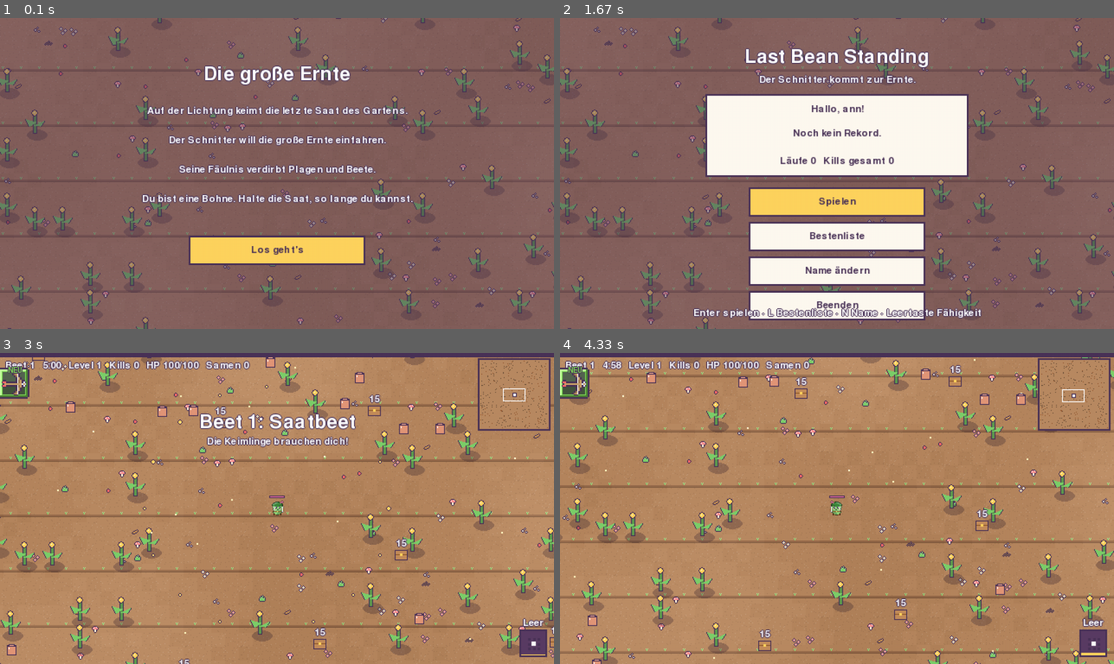
Above: before the commit, frames 1-4 (two rows, left to right).
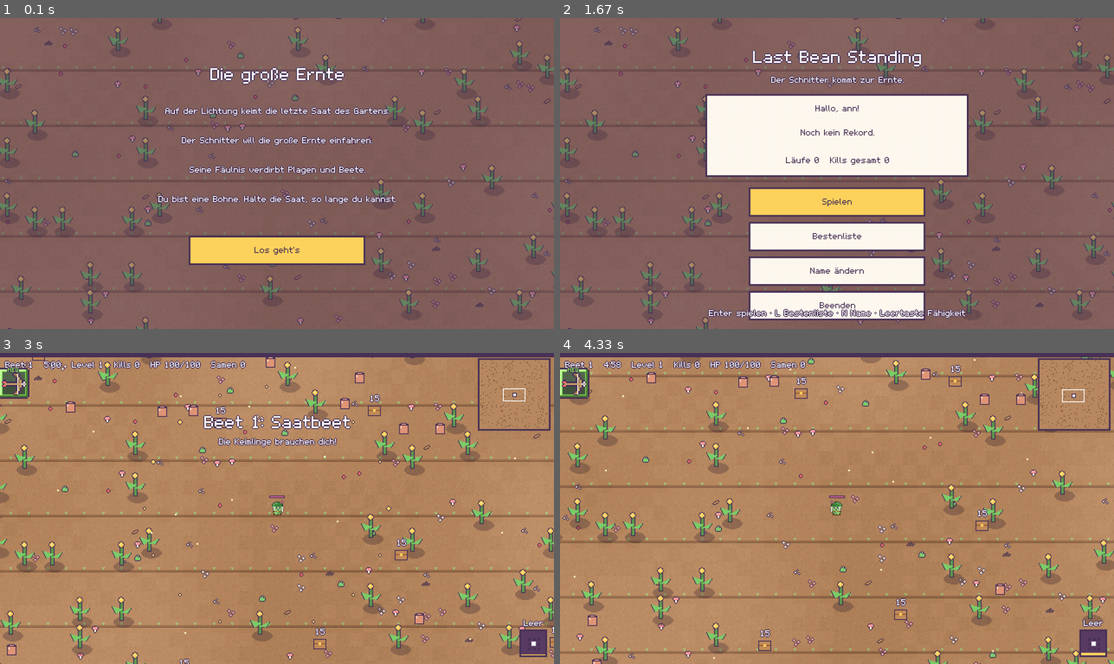
Above: after the commit, the same moments.

Repository: hannes-vnz/last_bean_standing
Game: pygame game, started from src/lastbean/__main__.py
Two runs of this game, one before a commit and one after it. Both use one fixed random seed, a clock stepped at 60 frames per second and the inputs below.
Inputs (mouse positions are in pixels of both pictures, inside the frame that each line leads up to):
- Up to frame 1 (0.1 s): no input
- Up to frame 2 (1.67 s): hold Right 0.33-0.8 s; click (814, 185) at 0.93 s; type "an" at 1.22 s; type "n" at 1.42 s; tap Enter at 1.55 s
- Up to frame 3 (3 s): tap Enter at 1.88, 2.22 s; tap Space at 2.55, 2.95 s; hold Right from 2.88 s (still down)
- Up to frame 4 (4.33 s): tap Space at 3.25, 3.45, 3.75, 4.02 s; release Right at 3.35 s; hold Left 3.38-3.92 s; hold Down 3.95-4.25 s; hold Left from 4.28 s (still down)

The runs differ from the first frame. In frame 1, 3.9% of the frame differs, in the area x 25-75%, y 15-77%; in frame 2, 3.6%; in frame 3, 2.4%; in frame 4, 1.0%.

Commit message:
Own bitmap pixel font (5x7 body, 3x5 labels), crisp at every scale
Free TTF pixel fonts garble digits at 640x360 (5 looks like S), so the
game draws text from its own glyph tables with caching.

Co-Authored-By: Claude Opus 5.5 <noreply@anthropic.com>
Claude-Session: https://claude.ai/code/session_01XQrSRafbp6pJjyk35Vz54b

Diff:
--- /dev/null
+++ b/src/lastbean/render/pixelfont.py
@@ -0,0 +1,262 @@
+"""Own bitmap pixel font: crisp at 640x360, no smoothing, no font file.
+
+Two glyph sets: ``BODY`` (5x7 capitals, lowercase with descenders, umlauts) and ``TINY``
+(3x5 capitals for small labels). ``PixelFont`` mimics the part of ``pygame.font.Font`` the
+game uses (``render``, ``size``, ``get_height``) and caches what it draws.
+"""
+
+from __future__ import annotations
+
+import pygame
+
+# Each glyph: (first row, rows...). Rows are strings of "#" (ink) and "." (empty).
+# BODY: 9 rows, baseline below row 6, rows 7-8 descenders. TINY: 5 rows.
+_BODY_SRC = {
+    "A": (0, ".###.", "#...#", "#...#", "#####", "#...#", "#...#", "#...#"),
+    "B": (0, "####.", "#...#", "#...#", "####.", "#...#", "#...#", "####."),
+    "C": (0, ".###.", "#...#", "#....", "#....", "#....", "#...#", ".###."),
+    "D": (0, "####.", "#...#", "#...#", "#...#", "#...#", "#...#", "####."),
+    "E": (0, "#####", "#....", "#....", "####.", "#....", "#....", "#####"),
+    "F": (0, "#####", "#....", "#....", "####.", "#....", "#....", "#...."),
+    "G": (0, ".###.", "#...#", "#....", "#.###", "#...#", "#...#", ".####"),
+    "H": (0, "#...#", "#...#", "#...#", "#####", "#...#", "#...#", "#...#"),
+    "I": (0, "###", ".#.", ".#.", ".#.", ".#.", ".#.", "###"),
+    "J": (0, "..###", "...#.", "...#.", "...#.", "...#.", "#..#.", ".##.."),
+    "K": (0, "#...#", "#..#.", "#.#..", "##...", "#.#..", "#..#.", "#...#"),
+    "L": (0, "#....", "#....", "#....", "#....", "#....", "#....", "#####"),
+    "M": (0, "#...#", "##.##", "#.#.#", "#.#.#", "#...#", "#...#", "#...#"),
+    "N": (0, "#...#", "##..#", "#.#.#", "#.#.#", "#..##", "#...#", "#...#"),
+    "O": (0, ".###.", "#...#", "#...#", "#...#", "#...#", "#...#", ".###."),
+    "P": (0, "####.", "#...#", "#...#", "####.", "#....", "#....", "#...."),
+    "Q": (0, ".###.", "#...#", "#...#", "#...#", "#.#.#", "#..#.", ".##.#"),
+    "R": (0, "####.", "#...#", "#...#", "####.", "#.#..", "#..#.", "#...#"),
+    "S": (0, ".####", "#....", "#....", ".###.", "....#", "....#", "####."),
+    "T": (0, "#####", "..#..", "..#..", "..#..", "..#..", "..#..", "..#.."),
+    "U": (0, "#...#", "#...#", "#...#", "#...#", "#...#", "#...#", ".###."),
+    "V": (0, "#...#", "#...#", "#...#", "#...#", "#...#", ".#.#.", "..#.."),
+    "W": (0, "#...#", "#...#", "#...#", "#.#.#", "#.#.#", "##.##", "#...#"),
+    "X": (0, "#...#", "#...#", ".#.#.", "..#..", ".#.#.", "#...#", "#...#"),
+    "Y": (0, "#...#", "#...#", ".#.#.", "..#..", "..#..", "..#..", "..#.."),
+    "Z": (0, "#####", "....#", "...#.", "..#..", ".#...", "#....", "#####"),
+    "Ä": (0, "#...#", ".....", ".###.", "#...#", "#####", "#...#", "#...#"),
+    "Ö": (0, "#...#", ".....", ".###.", "#...#", "#...#", "#...#", ".###."),
+    "Ü": (0, "#...#", ".....", "#...#", "#...#", "#...#", "#...#", ".###."),
+    "0": (0, ".###.", "#...#", "#..##", "#.#.#", "##..#", "#...#", ".###."),
+    "1": (0, "..#..", ".##..", "..#..", "..#..", "..#..", "..#..", ".###."),
+    "2": (0, ".###.", "#...#", "....#", "...#.", "..#..", ".#...", "#####"),
+    "3": (0, "####.", "....#", "....#", ".###.", "....#", "....#", "####."),
+    "4": (0, "...#.", "..##.", ".#.#.", "#..#.", "#####", "...#.", "...#."),
+    "5": (0, "#####", "#....", "####.", "....#", "....#", "#...#", ".###."),
+    "6": (0, ".###.", "#....", "#....", "####.", "#...#", "#...#", ".###."),
+    "7": (0, "#####", "....#", "...#.", "..#..", ".#...", ".#...", ".#..."),
+    "8": (0, ".###.", "#...#", "#...#", ".###.", "#...#", "#...#", ".###."),
+    "9": (0, ".###.", "#...#", "#...#", ".####", "....#", "....#", ".###."),
+    "a": (2, ".###.", "....#", ".####", "#...#", ".####"),
+    "b": (0, "#....", "#....", "####.", "#...#", "#...#", "#...#", "####."),
+    "c": (2, ".###", "#...", "#...", "#...", ".###"),
+    "d": (0, "....#", "....#", ".####", "#...#", "#...#", "#...#", ".####"),
+    "e": (2, ".###.", "#...#", "#####", "#....", ".###."),
+    "f": (0, "..##", ".#..", "####", ".#..", ".#..", ".#..", ".#.."),
+    "g": (2, ".####", "#...#", "#...#", "#...#", ".####", "....#", ".###."),
+    "h": (0, "#....", "#....", "####.", "#...#", "#...#", "#...#", "#...#"),
+    "i": (0, "#", ".", "#", "#", "#", "#", "#"),
+    "j": (0, "..#", "...", "..#", "..#", "..#", "..#", "..#", "..#", "##."),
+    "k": (0, "#...", "#...", "#..#", "#.#.", "##..", "#.#.", "#..#"),
+    "l": (0, "#.", "#.", "#.", "#.", "#.", "#.", ".#"),
+    "m": (2, "####.", "#.#.#", "#.#.#", "#.#.#", "#.#.#"),
+    "n": (2, "####.", "#...#", "#...#", "#...#", "#...#"),
+    "o": (2, ".###.", "#...#", "#...#", "#...#", ".###."),
+    "p": (2, "####.", "#...#", "#...#", "#...#", "####.", "#....", "#...."),
+    "q": (2, ".####", "#...#", "#...#", "#...#", ".####", "....#", "....#"),
+    "r": (2, "#.##", "##..", "#...", "#...", "#..."),
+    "s": (2, ".####", "#....", ".###.", "....#", "####."),
+    "t": (0, ".#..", ".#..", "####", ".#..", ".#..", ".#..", "..##"),
+    "u": (2, "#...#", "#...#", "#...#", "#...#", ".####"),
+    "v": (2, "#...#", "#...#", "#...#", ".#.#.", "..#.."),
+    "w": (2, "#...#", "#...#", "#.#.#", "#.#.#", ".#.#."),
+    "x": (2, "#...#", ".#.#.", "..#..", ".#.#.", "#...#"),
+    "y": (2, "#...#", "#...#", "#...#", "#...#", ".####", "....#", ".###."),
+    "z": (2, "#####", "...#.", "..#..", ".#...", "#####"),
+    "ä": (0, ".#.#.", ".....", ".###.", "....#", ".####", "#...#", ".####"),
+    "ö": (0, ".#.#.", ".....", ".###.", "#...#", "#...#", "#...#", ".###."),
+    "ü": (0, ".#.#.", ".....", "#...#", "#...#", "#...#", "#...#", ".####"),
+    "ß": (0, ".##.", "#..#", "#..#", "#.#.", "#..#", "#..#", "#.#."),
+    " ": (0, "..."),
+    ".": (6, "#"),
+    ",": (6, ".#", "#."),
+    ":": (2, "#", ".", ".", "#"),
+    ";": (2, ".#", "..", "..", ".#", "#."),
+    "!": (0, "#", "#", "#", "#", "#", ".", "#"),
+    "?": (0, ".###.", "#...#", "....#", "...#.", "..#..", ".....", "..#.."),
+    "'": (0, "#", "#"),
+    '"': (0, "#.#", "#.#"),
+    "-": (3, "###"),
+    "–": (3, "####"),
+    "—": (3, "#####"),
+    "_": (7, "#####"),
+    "+": (1, "..#..", "..#..", "#####", "..#..", "..#.."),
+    "=": (2, "####", "....", "####"),
+    "/": (0, "....#", "...#.", "...#.", "..#..", ".#...", ".#...", "#...."),
+    "(": (0, ".#", "#.", "#.", "#.", "#.", "#.", ".#"),
+    ")": (0, "#.", ".#", ".#", ".#", ".#", ".#", "#."),
+    "[": (0, "##", "#.", "#.", "#.", "#.", "#.", "##"),
+    "]": (0, "##", ".#", ".#", ".#", ".#", ".#", "##"),
+    "<": (0, "...#", "..#.", ".#..", "#...", ".#..", "..#.", "...#"),
+    ">": (0, "#...", ".#..", "..#.", "...#", "..#.", ".#..", "#..."),
+    "%": (0, "##..#", "##.#.", "...#.", "..#..", ".#...", ".#.##", "#..##"),
+    "&": (0, ".##..", "#..#.", "#.#..", ".#...", "#.#.#", "#..#.", ".##.#"),
+    "#": (1, ".#.#.", "#####", ".#.#.", "#####", ".#.#."),
+    "*": (1, "..#..", "#.#.#", ".###.", "#.#.#", "..#.."),
+    "·": (3, "#"),
+    "…": (6, "#.#.#"),
+    "×": (2, "#...#", ".#.#.", "..#..", ".#.#.", "#...#"),
+    "|": (0, "#", "#", "#", "#", "#", "#", "#", "#"),
+    "°": (0, ".#.", "#.#", ".#."),
+    "@": (0, ".###.", "#...#", "#.###", "#.#.#", "#.##.", "#....", ".###."),
+}
+
+_TINY_SRC = {
+    "A": (0, ".#.", "#.#", "###", "#.#", "#.#"),
+    "B": (0, "##.", "#.#", "##.", "#.#", "##."),
+    "C": (0, ".##", "#..", "#..", "#..", ".##"),
+    "D": (0, "##.", "#.#", "#.#", "#.#", "##."),
+    "E": (0, "###", "#..", "##.", "#..", "###"),
+    "F": (0, "###", "#..", "##.", "#..", "#.."),
+    "G": (0, ".##", "#..", "#.#", "#.#", ".##"),
+    "H": (0, "#.#", "#.#", "###", "#.#", "#.#"),
+    "I": (0, "###", ".#.", ".#.", ".#.", "###"),
+    "J": (0, "..#", "..#", "..#", "#.#", ".#."),
+    "K": (0, "#.#", "#.#", "##.", "#.#", "#.#"),
+    "L": (0, "#..", "#..", "#..", "#..", "###"),
+    "M": (0, "#...#", "##.##", "#.#.#", "#...#", "#...#"),
+    "N": (0, "#..#", "##.#", "#.##", "#..#", "#..#"),
+    "O": (0, ".#.", "#.#", "#.#", "#.#", ".#."),
+    "P": (0, "##.", "#.#", "##.", "#..", "#.."),
+    "Q": (0, ".#.", "#.#", "#.#", "##.", ".##"),
+    "R": (0, "##.", "#.#", "##.", "#.#", "#.#"),
+    "S": (0, ".##", "#..", ".#.", "..#", "##."),
+    "T": (0, "###", ".#.", ".#.", ".#.", ".#."),
+    "U": (0, "#.#", "#.#", "#.#", "#.#", "###"),
+    "V": (0, "#.#", "#.#", "#.#", "#.#", ".#."),
+    "W": (0, "#...#", "#...#", "#.#.#", "##.##", "#...#"),
+    "X": (0, "#.#", "#.#", ".#.", "#.#", "#.#"),
+    "Y": (0, "#.#", "#.#", ".#.", ".#.", ".#."),
+    "Z": (0, "###", "..#", ".#.", "#..", "###"),
+    "0": (0, "###", "#.#", "#.#", "#.#", "###"),
+    "1": (0, ".#.", "##.", ".#.", ".#.", "###"),
+    "2": (0, "##.", "..#", ".#.", "#..", "###"),
+    "3": (0, "##.", "..#", ".#.", "..#", "##."),
+    "4": (0, "#.#", "#.#", "###", "..#", "..#"),
+    "5": (0, "###", "#..", "##.", "..#", "##."),
+    "6": (0, ".##", "#..", "###", "#.#", "###"),
+    "7": (0, "###", "..#", ".#.", ".#.", ".#."),
+    "8": (0, "###", "#.#", "###", "#.#", "###"),
+    "9": (0, "###", "#.#", "###", "..#", "##."),
+    " ": (0, ".."),
+    ".": (4, "#"),
+    ",": (4, "#"),
+    ":": (1, "#", ".", "#"),
+    "!": (0, "#", "#", "#", ".", "#"),
+    "?": (0, "##.", "..#", ".#.", "...", ".#."),
+    "'": (0, "#"),
+    "-": (2, "###"),
+    "+": (1, ".#.", "###", ".#."),
+    "/": (0, "..#", "..#", ".#.", "#..", "#.."),
+    "%": (0, "#.#", "..#", ".#.", "#..", "#.#"),
+    "(": (0, ".#", "#.", "#.", "#.", ".#"),
+    ")": (0, "#.", ".#", ".#", ".#", "#."),
+    "·": (2, "#"),
+    "×": (1, "#.#", ".#.", "#.#"),
+}
+_TINY_ALIAS = {"Ä": "A", "Ö": "O", "Ü": "U", "ß": "SS", "…": "...", "–": "-", "—": "-"}
+
+
+def _bits(src: dict) -> dict[str, tuple[int, list[str]]]:
+    return {ch: (g[0], list(g[1:])) for ch, g in src.items()}
+
+
+BODY = _bits(_BODY_SRC)
+TINY = _bits(_TINY_SRC)
+
+_CACHE_MAX = 600
+
+
+class PixelFont:
+    """Drop-in for the used part of ``pygame.font.Font``: ``render``, ``size``, ``get_height``."""
+
+    def __init__(self, glyphs: dict, rows: int, scale: int = 1, bold: bool = False, upper: bool = False) -> None:
+        self.glyphs, self.rows, self.scale, self.bold, self.upper = glyphs, rows, scale, bold, upper
+        self._masks: dict[str, pygame.Surface] = {}
+        self._cache: dict[tuple, pygame.Surface] = {}
+
+    def _text(self, text: str) -> str:
+        if not self.upper:
+            return text
+        text = text.upper()
+        return "".join(_TINY_ALIAS.get(ch, ch) for ch in text)
+
+    def _glyph(self, ch: str) -> tuple[int, list[str]]:
+        g = self.glyphs.get(ch)
+        if g is None:
+            g = self.glyphs.get(ch.upper()) or self.glyphs["?"]
+        return g
+
+    def _advance(self, ch: str) -> int:
+        return len(self._glyph(ch)[1][0]) + 1 + (1 if self.bold else 0)
+
+    def size(self, text: str) -> tuple[int, int]:
+        text = self._text(text)
+        w = sum(self._advance(ch) for ch in text) - 1 if text else 0
+        return max(0, w) * self.scale, self.get_height()
+
+    def get_height(self) -> int:
+        return (self.rows + 1) * self.scale
+
+    def _mask(self, ch: str) -> pygame.Surface:
+        """White glyph on transparent, already scaled."""
+        m = self._masks.get(ch)
+        if m is None:
+            top, rows = self._glyph(ch)
+            w = len(rows[0]) + (1 if self.bold else 0)
+            m = pygame.Surface((max(1, w), self.rows), pygame.SRCALPHA)
+            for y, row in enumerate(rows):
+                for x, bit in enumerate(row):
+                    if bit == "#":
+                        m.set_at((x, top + y), (255, 255, 255, 255))
+                        if self.bold:
+                            m.set_at((x + 1, top + y), (255, 255, 255, 255))
+            if self.scale > 1:
+                m = pygame.transform.scale(m, (m.get_width() * self.scale, m.get_height() * self.scale))
+            self._masks[ch] = m
+        return m
+
+    def render(self, text: str, antialias: bool = False, color=(255, 255, 255), background=None) -> pygame.Surface:
+        key = (text, tuple(color), None if background is None else tuple(background))
+        img = self._cache.get(key)
+        if img is not None:
+            return img
+        shown = self._text(text)
+        w, h = self.size(text)
+        img = pygame.Surface((max(1, w), h), pygame.SRCALPHA)
+        x = 0
+        for ch in shown:
+            img.blit(self._mask(ch), (x, self.scale))
+            x += self._advance(ch) * self.scale
+        img.fill((*tuple(color)[:3], 255), special_flags=pygame.BLEND_RGBA_MULT)
+        if background is not None:
+            bg = pygame.Surface(img.get_size(), pygame.SRCALPHA)
+            bg.fill(background)
+            bg.blit(img, (0, 0))
+            img = bg
+        if len(self._cache) >= _CACHE_MAX:
+            self._cache.clear()
+        self._cache[key] = img
+        return img
+
+
+def body_font(scale: int = 1, bold: bool = False) -> PixelFont:
+    return PixelFont(BODY, 9, scale, bold)
+
+
+def tiny_font(scale: int = 1) -> PixelFont:
+    return PixelFont(TINY, 5, scale, upper=True)
--- a/src/lastbean/render/renderer.py
+++ b/src/lastbean/render/renderer.py
@@ -20,6 +20,7 @@
 from .effects import Effects
 from .icons import SIZE as ICON_SIZE
 from .icons import IconBank
+from .pixelfont import body_font, tiny_font
 from .sprites import ASSETS_DIR, SpriteBank
 
 CANVAS_W, CANVAS_H = 640, 360
@@ -119,10 +120,11 @@
         self.set_arena(WorldConfig.from_content(content))
         # Outside the arena: ink darkened, so the ink border and outlines stay visible.
         self.void = tuple(v * 3 // 5 for v in self.ink)
-        self.font = pygame.font.Font(None, 16)
-        self.tiny_font = pygame.font.Font(None, 12)
-        self.big_font = pygame.font.Font(None, 32)
-        self.mid_font = pygame.font.Font(None, 22)
+        # Own bitmap pixel font (render/pixelfont.py): crisp at every integer scale.
+        self.font = body_font()
+        self.tiny_font = tiny_font()
+        self.big_font = body_font(2)
+        self.mid_font = body_font(bold=True)
 
     def draw(
         self, snap: Snapshot, focus_player: int = 0, debug: str | None = None, effects: Effects | None = None
@@ -755,7 +757,7 @@
                 badge = pygame.Rect(tx, panel.y + 33, 40, 12)
                 surf.fill(ink, badge.inflate(2, 2))
                 surf.fill(self.crit_color, badge)
-                img = self.tiny_font.render("NEU!", True, ink)
+                img = self.tiny_font.render("NEU!", False, ink)
                 surf.blit(img, img.get_rect(center=badge.center))
             else:
                 self.text(f"Lv {level} > {level + 1}" + (f" / {max_level}" if not weapon else ""), (tx, panel.y + 32))
@@ -814,8 +816,8 @@
         return u.name, u.rarity, u, u.max_level
 
     def _outlined(self, text: str, font, color) -> pygame.Surface:
-        inner = font.render(text, True, color)
-        outline = font.render(text, True, self.ink)
+        inner = font.render(text, False, color)
+        outline = font.render(text, False, self.ink)
         surf = pygame.Surface((inner.get_width() + 2, inner.get_height() + 2), pygame.SRCALPHA)
         for dx, dy in ((0, 1), (2, 1), (1, 0), (1, 2)):
             surf.blit(outline, (dx, dy))
@@ -901,7 +903,7 @@
                     surf = pygame.Surface(card.size)
                     surf.fill(ink)
                     surf.fill(color, surf.get_rect().inflate(-6, -6))
-                    q = self.big_font.render("?", True, WHITE)
+                    q = self.big_font.render("?", False, WHITE)
                     surf.blit(q, q.get_rect(center=surf.get_rect().center))
                 w_now = max(2, round(card.w * f))
                 surf = pygame.transform.scale(surf, (w_now, card.h))
@@ -945,7 +947,7 @@
         self.text(hint, (self.w // 2, y + 42), center=True)
 
     def dark_text(self, text: str, pos: tuple[int, int], center: bool = False) -> None:
-        img = self.font.render(text, True, self.ink)
+        img = self.font.render(text, False, self.ink)
         x, y = pos
         if center:
             x -= img.get_width() // 2
@@ -1081,13 +1083,13 @@
     def text(self, text: str, pos: tuple[int, int], font=None, center: bool = False) -> None:
         """White text with a dark outline (readability rule, DESIGN.md section 16)."""
         font = font or self.font
-        outline = font.render(text, True, self.ink)
+        outline = font.render(text, False, self.ink)
         x, y = pos
         if center:
             x, y = x - outline.get_width() // 2, y - outline.get_height() // 2
         for dx, dy in ((-1, 0), (1, 0), (0, -1), (0, 1)):
             self.canvas.blit(outline, (x + dx, y + dy))
-        self.canvas.blit(font.render(text, True, WHITE), (x, y))
+        self.canvas.blit(font.render(text, False, WHITE), (x, y))
 
     def resize(self, w: int, h: int) -> None:
         """Change the logical canvas size (portrait or landscape); the world view grows with it."""
@@ -1176,6 +1178,7 @@
     v = top + (bottom - top) * fy
     dither = ((tx & 1) * 2 + (ty & 1) * 3) % 4 / 4.0 - 0.375
     return max(0, min(n - 1, int(v * n + dither * 0.9)))
+
 
 
 def _load_tiles(biomes: set[str]) -> tuple[dict[str, list[pygame.Surface]], dict[str, pygame.Surface]]:
--- a/src/lastbean/ui/screens.py
+++ b/src/lastbean/ui/screens.py
@@ -39,7 +39,7 @@
 def _button(r: Renderer, rect: pygame.Rect, label: str, action: str, primary: bool = False) -> Button:
     r.canvas.fill(r.ink, rect.inflate(4, 4))
     r.canvas.fill(r.crit_color if primary else (255, 250, 240), rect)
-    img = r.font.render(label, True, r.ink)
+    img = r.font.render(label, False, r.ink)
     r.canvas.blit(img, (rect.centerx - img.get_width() // 2, rect.centery - img.get_height() // 2))
     return Button(rect, action)
 
@@ -254,7 +254,7 @@
     def key(rect: pygame.Rect, label: str, action: str, wide: bool = False) -> None:
         r.canvas.fill(r.ink, rect.inflate(2, 2))
         r.canvas.fill((235, 228, 245) if wide else (255, 250, 240), rect)
-        img = r.font.render(label, True, r.ink)
+        img = r.font.render(label, False, r.ink)
         r.canvas.blit(img, img.get_rect(center=rect.center))
         buttons.append(Button(rect, action))
 
@@ -332,11 +332,11 @@
     for b in tabs:  # mark the active tab
         if b.action == f"period:{board['period']}":
             r.canvas.fill(r.crit_color, b.rect)
-            img = r.font.render(PERIOD_NAMES[board["period"]], True, r.ink)
+            img = r.font.render(PERIOD_NAMES[board["period"]], False, r.ink)
             r.canvas.blit(img, (b.rect.centerx - img.get_width() // 2, b.rect.centery - img.get_height() // 2))
         else:
             r.canvas.fill((255, 250, 240), b.rect)
-            img = r.font.render(PERIOD_NAMES[b.action.split(":")[1]], True, r.ink)
+            img = r.font.render(PERIOD_NAMES[b.action.split(":")[1]], False, r.ink)
             r.canvas.blit(img, (b.rect.centerx - img.get_width() // 2, b.rect.centery - img.get_height() // 2))
     panel = pygame.Rect(cx - min(200, r.w // 2 - 6), top + 72, min(400, r.w - 12), panel_h)
     _panel(r, panel)
@@ -384,7 +384,7 @@
 
 
 def _right(r: Renderer, text: str, right_x: int, y: int) -> None:
-    img = r.font.render(text, True, r.ink)
+    img = r.font.render(text, False, r.ink)
     r.canvas.blit(img, (right_x - img.get_width(), y))
 
 
Not shown, changed: ASSETS.md
